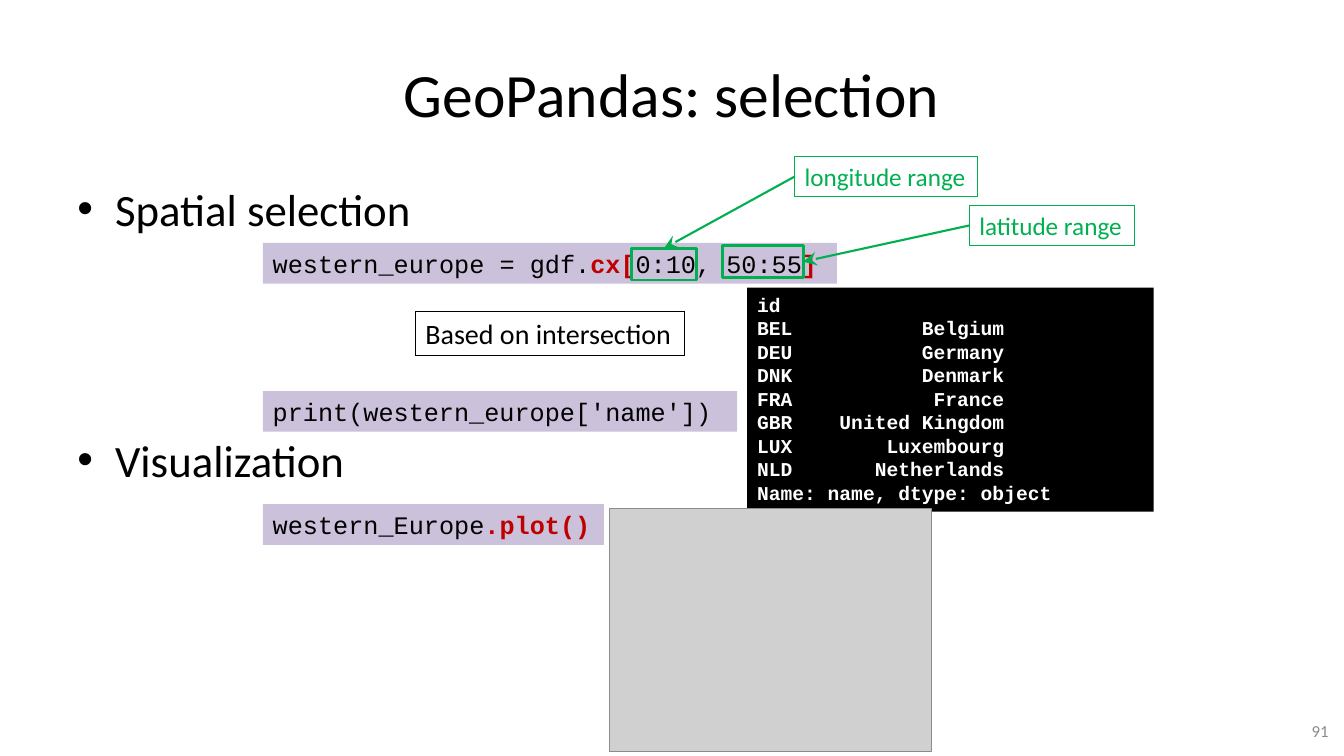
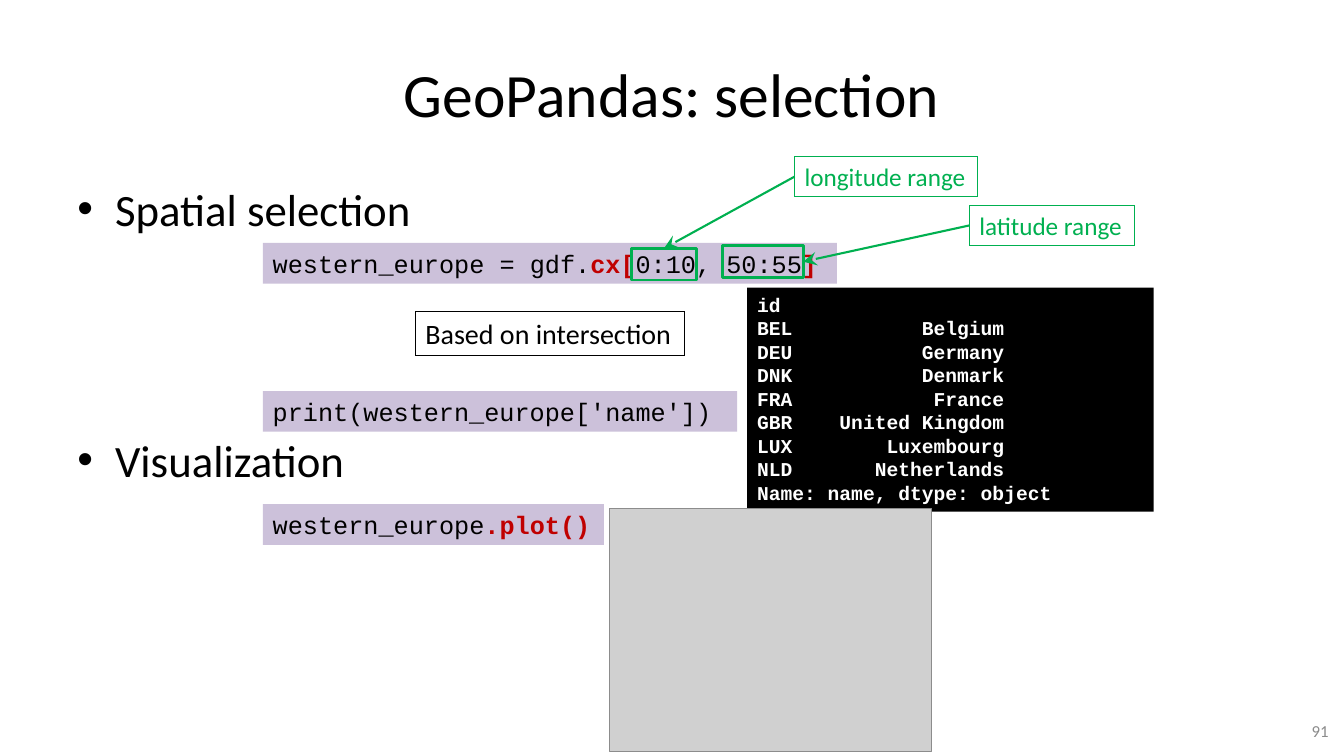
Before and after one commit to gjbex/Python-for-data-science, a slide deck: slide 91 of python_for_data_science.pptx. Drawn at 1344x756 pixels with LibreOffice and Linux fonts; fonts in the diff are those of the drawing; grey boxes stand for pictures. Boxes give left, top, right and bottom in pixels: in the first picture for what was removed or moved away, otherwise in the second. Text is boxed around its words. In the diff, an @@ line names an element or a change of style, - is before the commit and + after.

Commit message:
Fix typos

```diff
--- a/python_for_data_science.pptx
+++ b/python_for_data_science.pptx
@@ text in rectangle at box(273, 515, 591, 540): text changed @@
-western_Europe.plot()
+western_europe.plot()
```
Also in this commit, not shown: 1 other slide changed.
